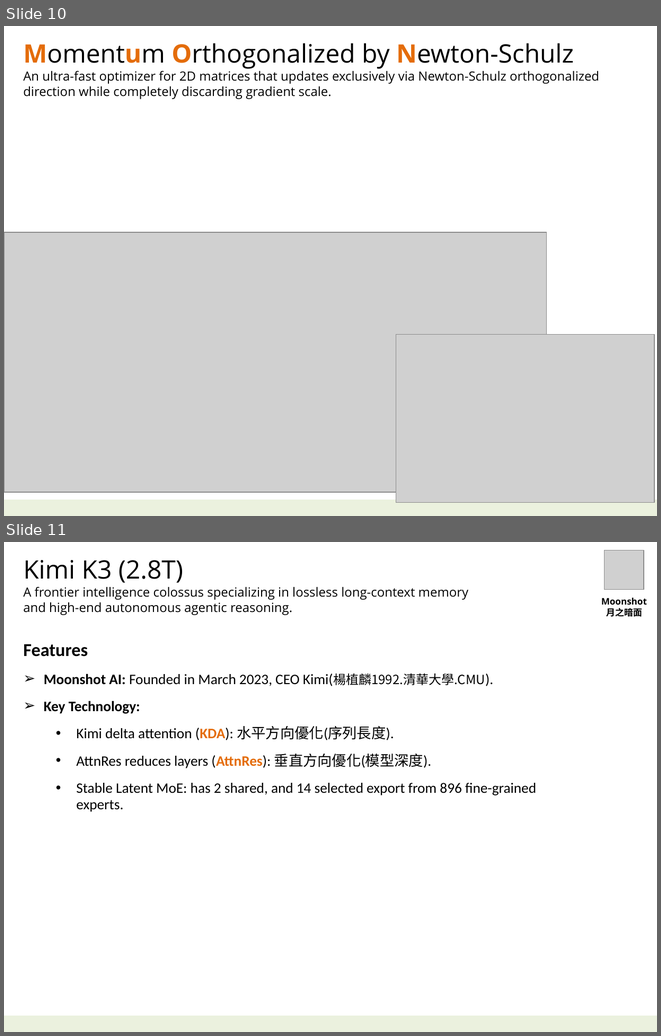
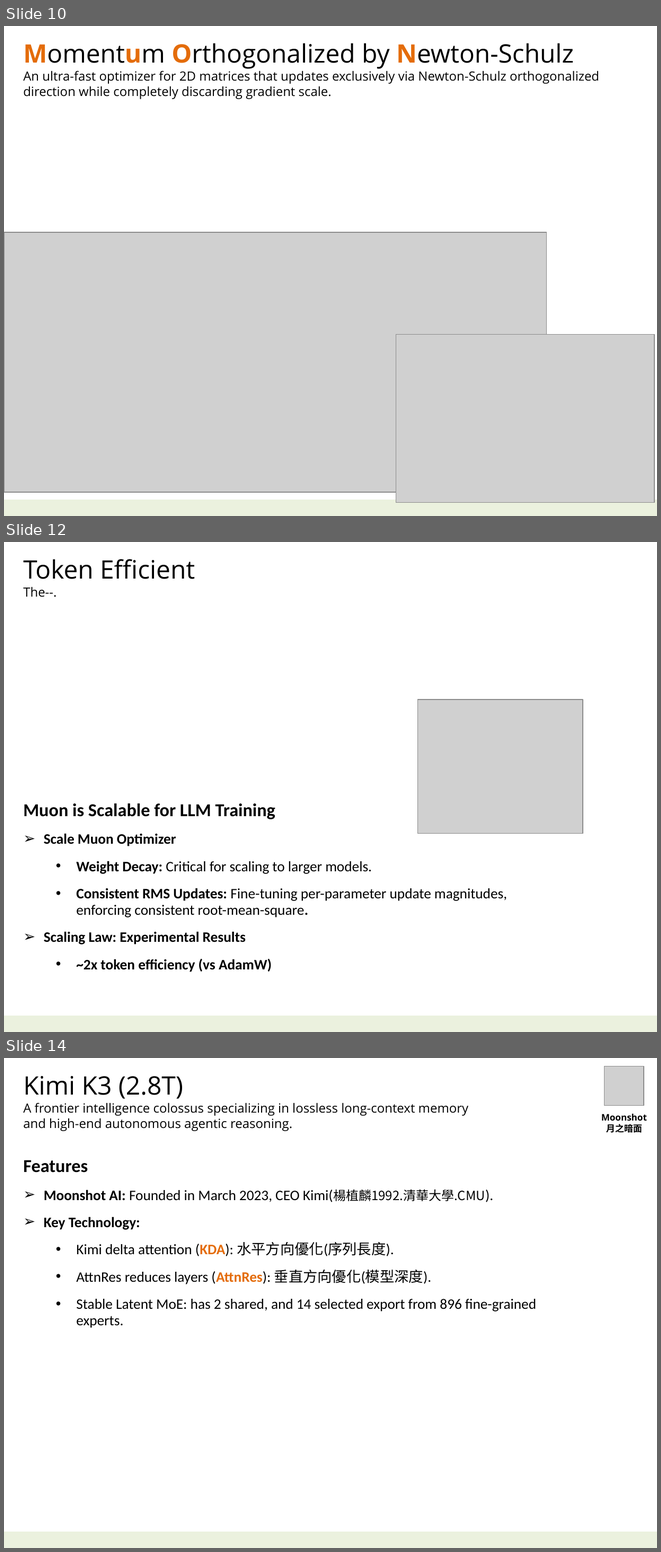
Before and after one commit to navibator/crazy-ai, a slide deck: ai-kimi.pptx. Shown one above the other, each under a label of ours: slides 10 and 11 before the commit, slides 10, 12 and 14 after it; the slides between them are not shown. The pictures are 661x1036 and 661x1552 pixels, drawn with LibreOffice and Linux fonts; fonts in the diff are those of the drawing; grey boxes stand for pictures. Boxes give left, top, right and bottom in pixels: in the first picture for what was removed or moved away, otherwise in the second. Text is boxed around its words. In the diff, an @@ line names an element or a change of style, - is before the commit and + after.

```diff
--- a/ai-kimi.pptx
+++ b/ai-kimi.pptx
@@ slide 12 added at (x1=4, y1=542, x2=657, y2=1032), background #FFFFFF; not listed: 1 template element that a slide beside it also shows @@
@@ text added at (x1=23, y1=559, x2=195, y2=597), 28 pt, text #000000 @@
+Token Efficient
+The--.
@@ picture added at (x1=417, y1=699, x2=583, y2=833) @@
@@ text added at (x1=23, y1=803, x2=507, y2=972), 16 pt, text #000000, bold @@
+Muon is Scalable for LLM Training
+➢ Scale Muon Optimizer
+  • Weight Decay: Critical for scaling to larger models.
+  • Consistent RMS Updates: Fine-tuning per-parameter update magnitudes, enforcing consistent root-mean-square.
+➢ Scaling Law: Experimental Results
+  • ~2x token efficiency (vs AdamW)
@@ what was slide 11 is now slide 14 @@
```
Also in this commit, not shown: 3 other slides added, 1 other file.
